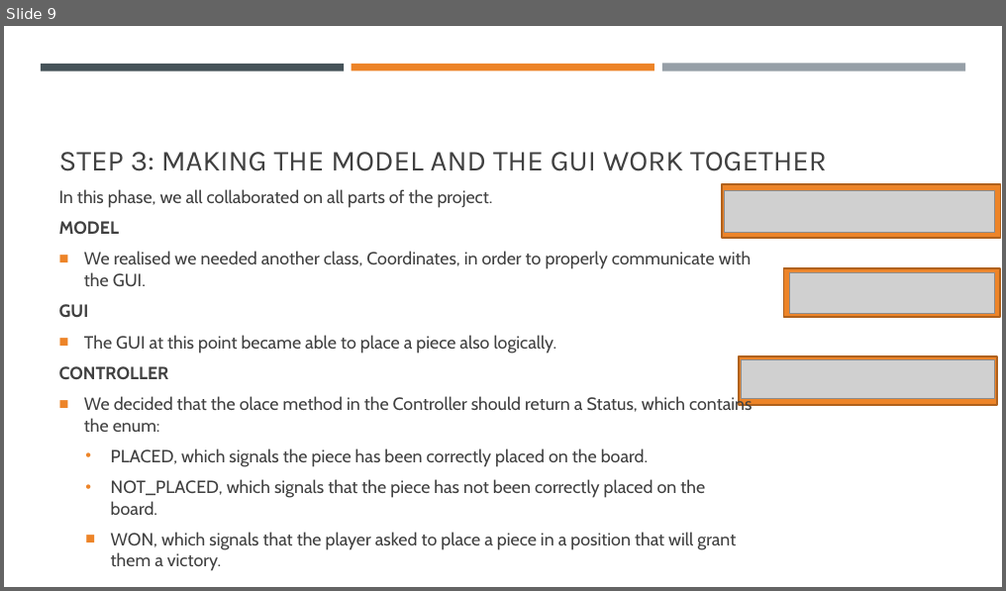
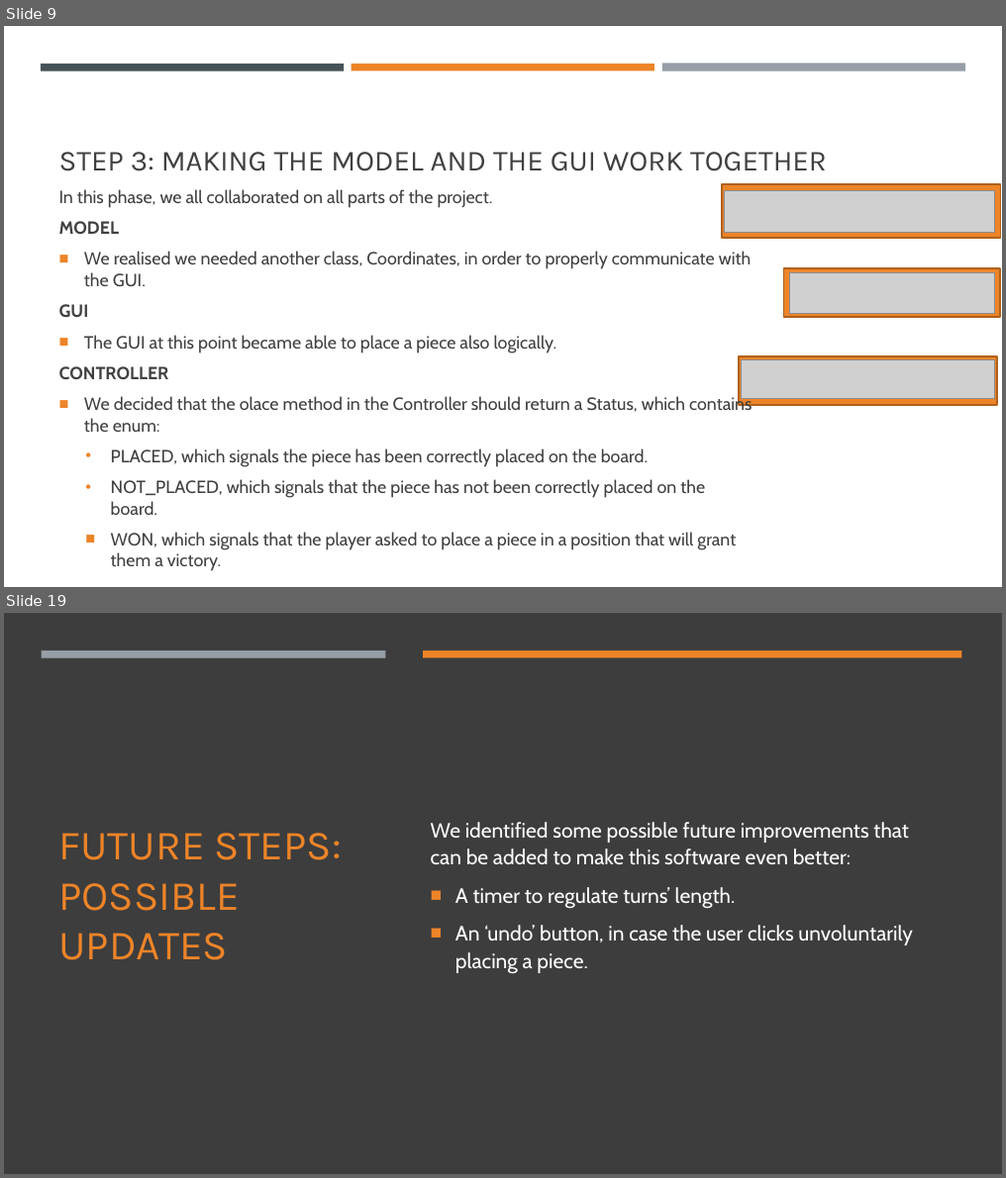
Before and after one commit to RodTol/Crossway, a slide deck: Crossway.pptx. Shown one above the other, each under a label of ours: slide 9 before the commit, slides 9 and 19 after it; the slides between them are not shown. The pictures are 1006x591 and 1006x1178 pixels, drawn with LibreOffice and Linux fonts; fonts in the diff are those of the drawing; grey boxes stand for pictures. Boxes give left, top, right and bottom in pixels: in the first picture for what was removed or moved away, otherwise in the second. Text is boxed around its words. In the diff, an @@ line names an element or a change of style, - is before the commit and + after.

```diff
--- a/Crossway.pptx
+++ b/Crossway.pptx
@@ slide 19 added at [4,613,1002,1174], background #3D3D3D @@
@@ rectangle added at [4,613,1002,1174], fill #3D3D3D @@
@@ rectangle added at [42,651,386,658], fill #969FA7 @@
@@ rectangle added at [423,651,962,658], fill #ED8428 @@
@@ title added at [59,833,342,960], 40 pt, text #ED8428 @@
+FUTURE STEPS: POSSIBLE UPDATES
@@ text added at [431,822,913,974], 20 pt, text #FFFFFF @@
+We identified some possible future improvements that can be added to make this software even better:
+■ A timer to regulate turns’ length.
+■ An ‘undo’ button, in case the user clicks unvoluntarily placing a piece.
```
Also in this commit, not shown: 1 slide changed, 10 other slides added.
